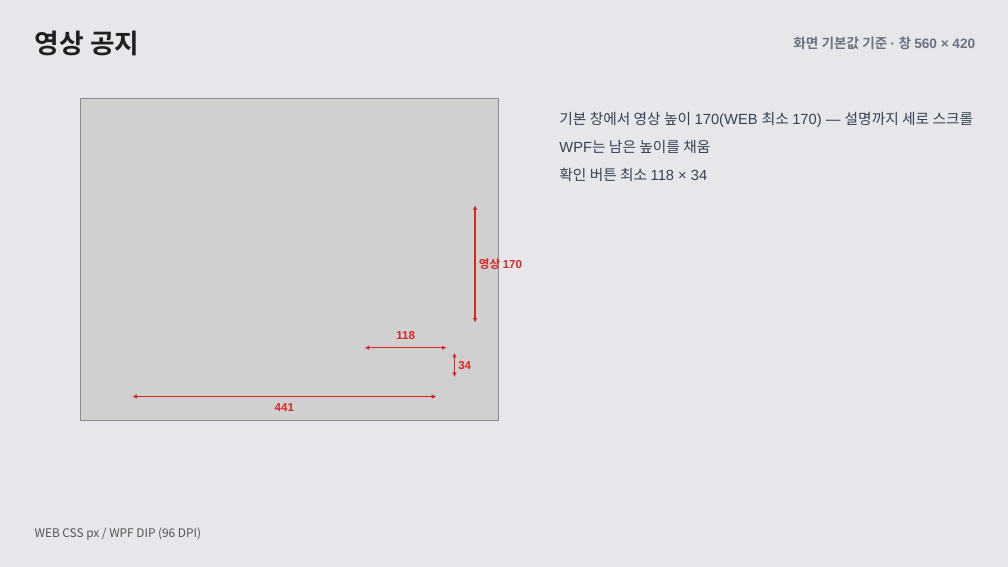
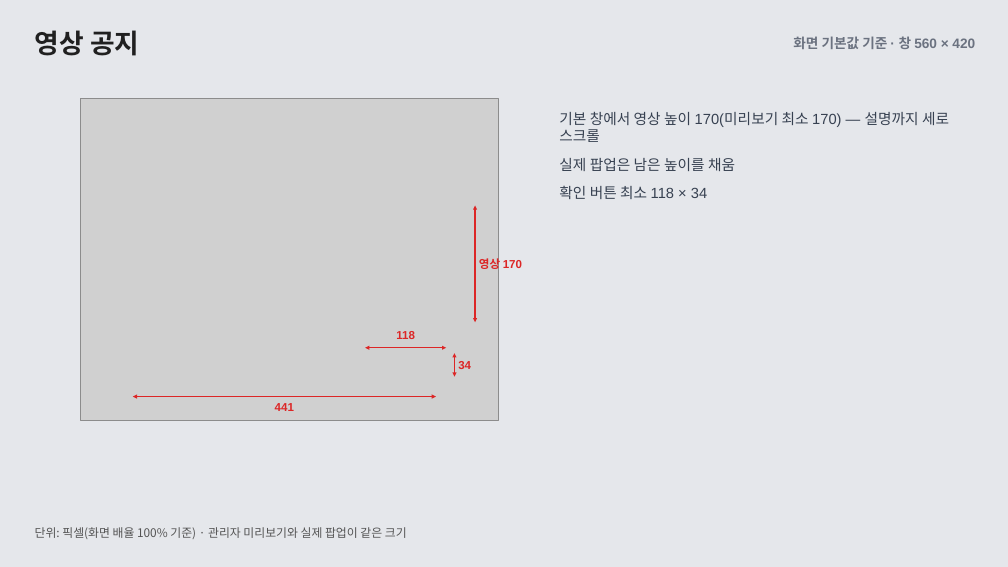
Before and after one commit to ok-sy/WPF_WindowsPopupWithC_proto, a slide deck: slide 5 of docs/design/61_popup_layout_guide/공통 팝업 UI 가이드 · WEB과 WPF (화면 기본값).pptx. Drawn at 1008x567 pixels with LibreOffice and Linux fonts; fonts in the diff are those of the drawing; grey boxes stand for pictures. Boxes give left, top, right and bottom in pixels: in the first picture for what was removed or moved away, otherwise in the second. Text is boxed around its words. In the diff, an @@ line names an element or a change of style, - is before the commit and + after.

```diff
--- a/docs/design/61_popup_layout_guide/공통 팝업 UI 가이드 · WEB과 WPF (화면 기본값).pptx
+++ b/docs/design/61_popup_layout_guide/공통 팝업 UI 가이드 · WEB과 WPF (화면 기본값).pptx
@@ text at [559,112,949,171]: text changed @@
-기본 창에서 영상 높이 170(WEB 최소 170) — 설명까지 세로 스크롤
-WPF는 남은 높이를 채움
+기본 창에서 영상 높이 170(미리보기 최소 170) — 설명까지 세로 스크롤
+실제 팝업은 남은 높이를 채움
@@ text at [35,527,407,539]: text changed @@
-WEB CSS px / WPF DIP (96 DPI)
+단위: 픽셀(화면 배율 100% 기준) · 관리자 미리보기와 실제 팝업이 같은 크기
```
Also in this commit, not shown: 10 other slides changed, 3 other files.
